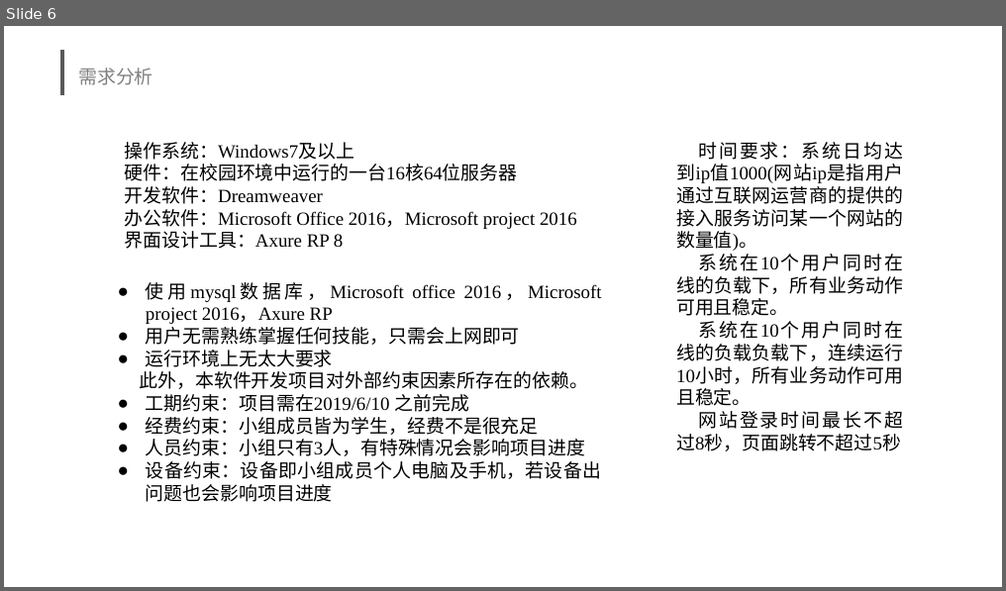
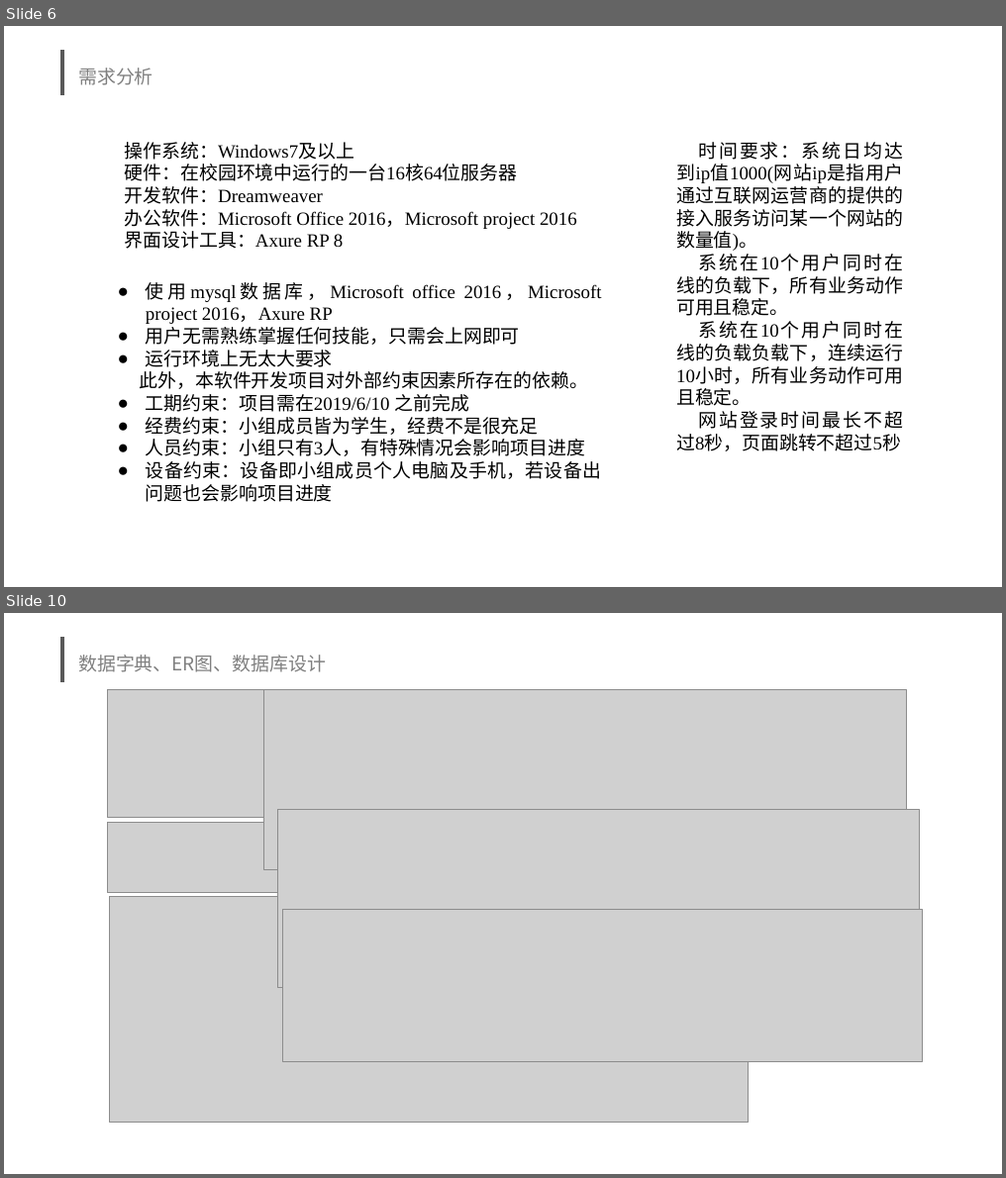
Before and after one commit to se2019springg17/-, a slide deck: G17小组书社项目总评报告.pptx. Shown one above the other, each under a label of ours: slide 6 before the commit, slides 6 and 10 after it; the slides between them are not shown. The pictures are 1006x591 and 1006x1178 pixels, drawn with LibreOffice and Linux fonts; fonts in the diff are those of the drawing; grey boxes stand for pictures; background and template pictures are left out. Boxes give left, top, right and bottom in pixels: in the first picture for what was removed or moved away, otherwise in the second. Text is boxed around its words. In the diff, an @@ line names an element or a change of style, - is before the commit and + after.

```diff
--- a/G17小组书社项目总评报告.pptx
+++ b/G17小组书社项目总评报告.pptx
@@ slide 10 added at [4, 613, 1002, 1174], background picture (left out); not listed: 1 template element that a slide beside it also shows @@
@@ title added at [78, 655, 326, 672], 18 pt, text #808080 @@
+数据字典、ER图、数据库设计
@@ picture added at [107, 690, 279, 818] @@
@@ picture added at [264, 689, 907, 869] @@
@@ picture added at [277, 810, 919, 989] @@
@@ picture added at [107, 822, 754, 892] @@
@@ picture added at [109, 897, 747, 1122] @@
@@ picture added at [283, 909, 923, 1062] @@
```
Also in this commit, not shown: 10 slides changed, 1 slide removed, 2 other files.
